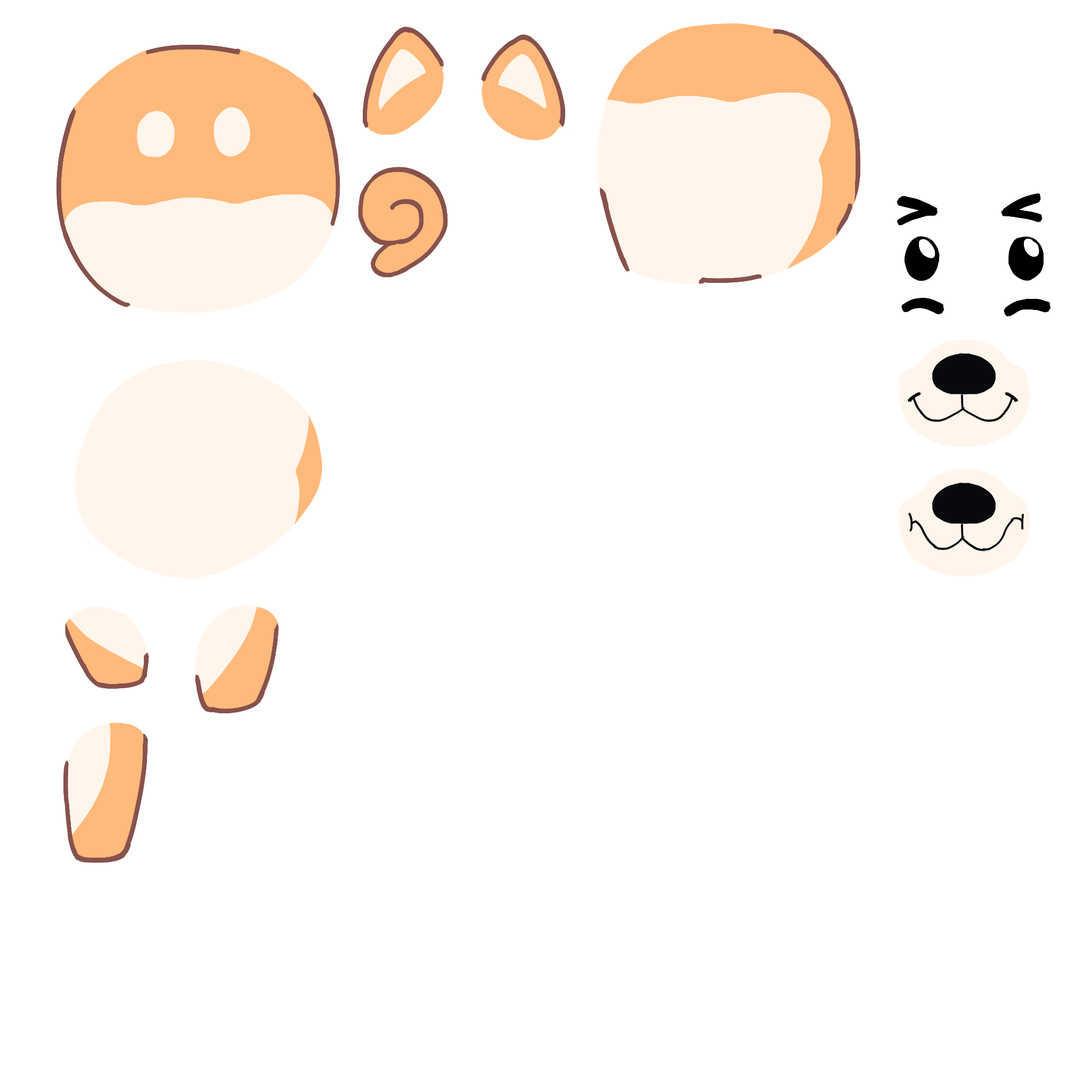
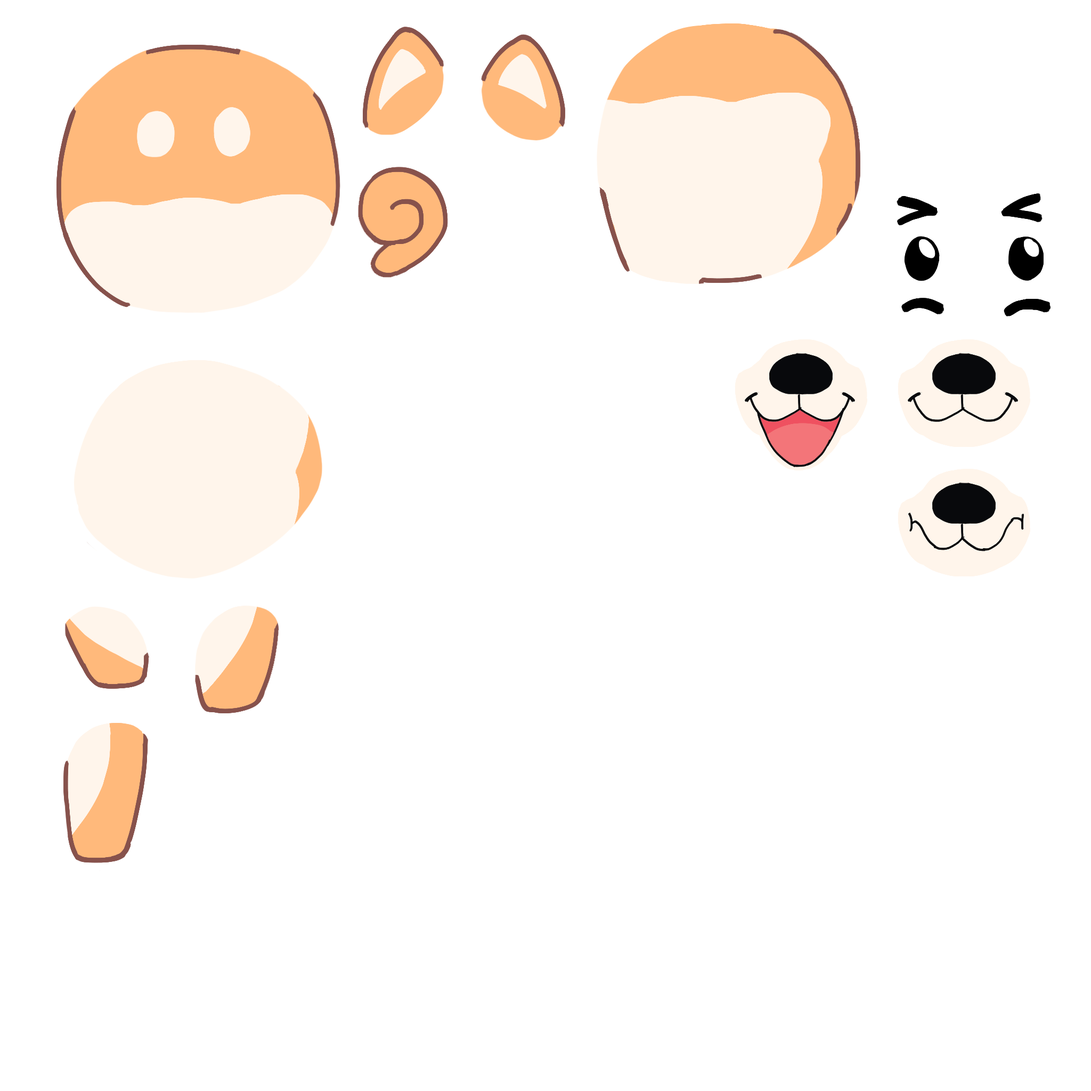
Layers edited between the first and the second 1091×1091 image:
added layer "noé copy 3" above "Layer 11" over (x1=734, y1=339, x2=868, y2=468)
added layer "Layer 11" above "noé copy" over (x1=756, y1=393, x2=845, y2=471)
